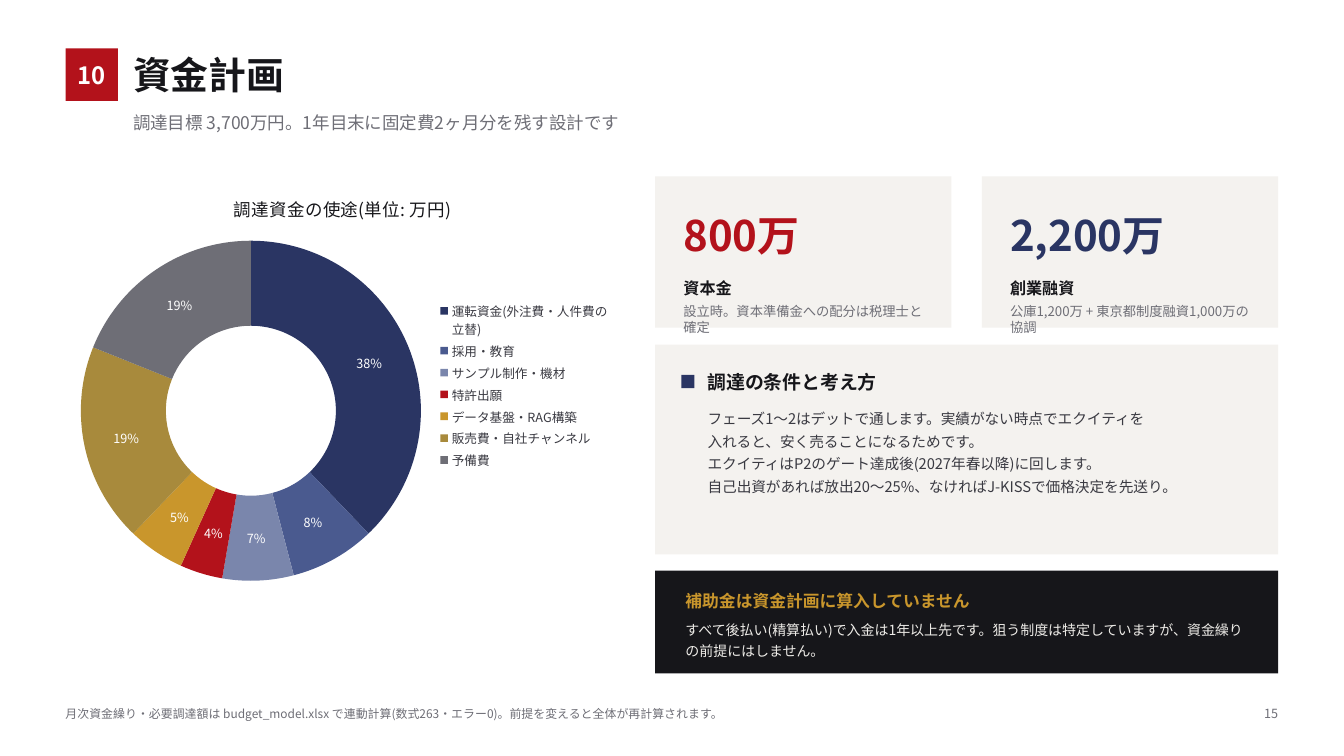
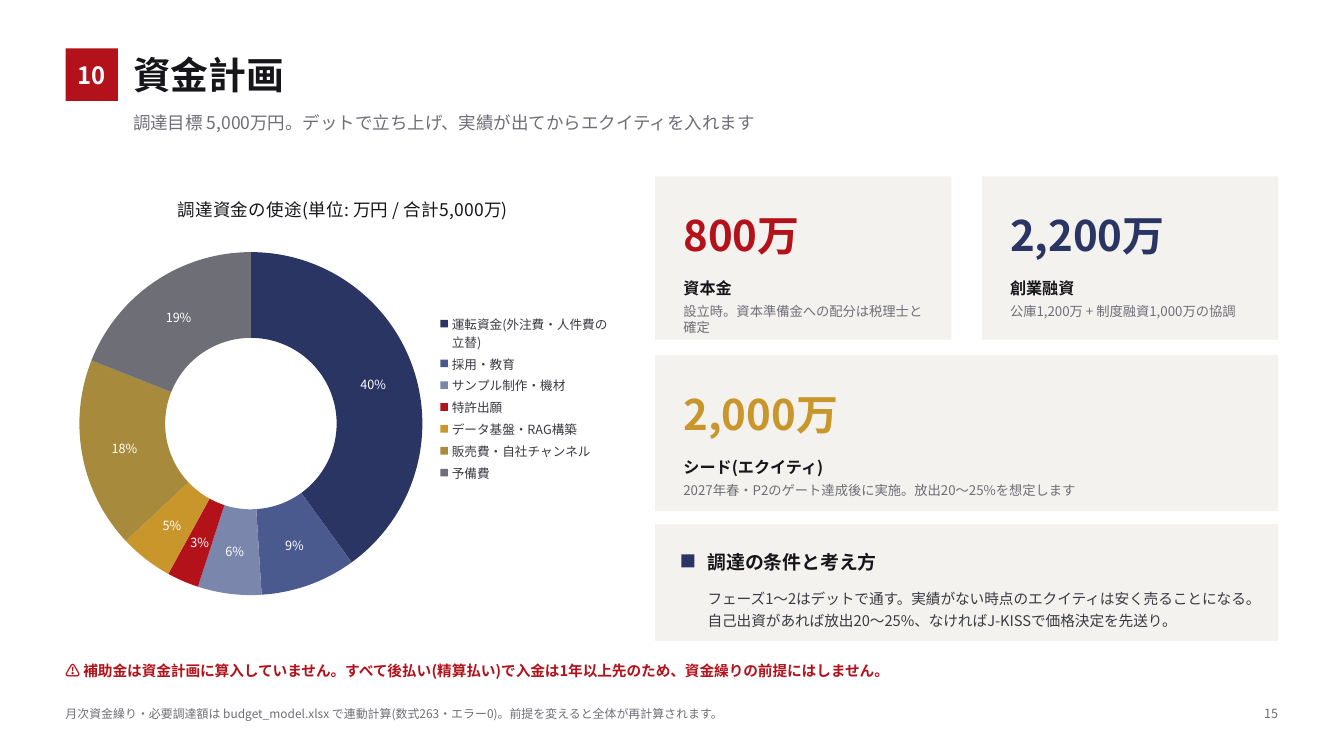
Before and after one commit to bpn333333/test, a slide deck: slide 16 of 投資家向け企画書.pptx. Drawn at 1344x756 pixels with LibreOffice and Linux fonts; fonts in the diff are those of the drawing. Boxes give left, top, right and bottom in pixels: in the first picture for what was removed or moved away, otherwise in the second. Text is boxed around its words. In the diff, an @@ line names an element or a change of style, - is before the commit and + after.

```diff
--- a/投資家向け企画書.pptx
+++ b/投資家向け企画書.pptx
@@ text at (133, 114, 755, 132): text changed @@
-調達目標 3,700万円。1年目末に固定費2ヶ月分を残す設計です
+調達目標 5,000万円。デットで立ち上げ、実績が出てからエクイティを入れます
@@ doughnut chart at (66, 176, 620, 620) @@
@@ title "調達資金の使途(単位: 万円)" to "調達資金の使途(単位: 万円 / 合計5,000万)" @@
-Series 1: 38, 8, 7, 4, 5, 19, 19
+Series 1: 40, 9, 6, 3, 5, 18, 19
@@ doughnut chart: place and size @@
-doughnut chart at (66, 176, 620, 595)
+doughnut chart at (66, 176, 620, 620)
@@ rectangle: place and size @@
-rectangle at (655, 176, 952, 328)
+rectangle at (655, 176, 952, 340)
@@ rectangle: place and size @@
-rectangle at (982, 176, 1278, 328)
+rectangle at (982, 176, 1278, 340)
@@ text "設立時。資本準備金への配分は税理士と確定" rewrapped from (683, 305, 922, 317) to (683, 305, 922, 333) @@
@@ text at (1010, 305, 1235, 318): text changed @@
-公庫1,200万 + 東京都制度融資1,000万の協調
+公庫1,200万 + 制度融資1,000万の協調
@@ rectangle: place and size @@
-rectangle at (655, 345, 1278, 555)
+rectangle at (655, 355, 1278, 511)
@@ text added at (683, 397, 838, 439), 30 pt, text #C9962C, bold @@
+2,000万
@@ text added at (683, 459, 823, 476), 11.5 pt, text #16161A, bold @@
+シード(エクイティ)
@@ text at (683, 484, 1075, 496): text changed; size 10.5 to 9.5 pt; text colour #3A3A42 to #6E6E76 @@
-フェーズ1〜2はデットで通します。実績がない時点でエクイティを
-入れると、安く売ることになるためです。
-エクイティはP2のゲート達成後(2027年春以降)に回します。
-自己出資があれば放出20〜25%、なければJ-KISSで価格決定を先送り。
+2027年春・P2のゲート達成後に実施。放出20〜25%を想定します
@@ rectangle: place and size @@
-rectangle at (655, 571, 1278, 674)
+rectangle at (655, 524, 1278, 641)
@@ rectangle at (655, 524, 1278, 641): fill #16161A to #F4F2EF @@
@@ rectangle: place and size @@
-rectangle at (682, 375, 695, 388)
+rectangle at (682, 555, 695, 568)
@@ text "調達の条件と考え方": place and size @@
-text "調達の条件と考え方" at (708, 373, 877, 391)
+text "調達の条件と考え方" at (708, 553, 877, 571)
@@ text removed at (685, 592, 969, 609) @@
-補助金は資金計画に算入していません
@@ text added at (708, 591, 1261, 627), 10.5 pt, text #3A3A42 @@
+フェーズ1〜2はデットで通す。実績がない時点のエクイティは安く売ることになる。
+自己出資があれば放出20〜25%、なければJ-KISSで価格決定を先送り。
@@ text "⚠ 補助金は資金計画に算入していません。すべて後払い(精算払い)で入金は1年以上先のため、資金繰りの前提にはしません。" at (83, 663, 889, 679): vertical alignment top to middle @@
@@ text at (83, 663, 889, 679): text changed; size 10 to 10.5 pt; text colour #EDEBE7 to #B3121B; bold on @@
-すべて後払い(精算払い)で入金は1年以上先です。狙う制度は特定していますが、資金繰りの前提にはしません。
+⚠ 補助金は資金計画に算入していません。すべて後払い(精算払い)で入金は1年以上先のため、資金繰りの前提にはしません。
```
Also in this commit, not shown: 3 other slides changed.
